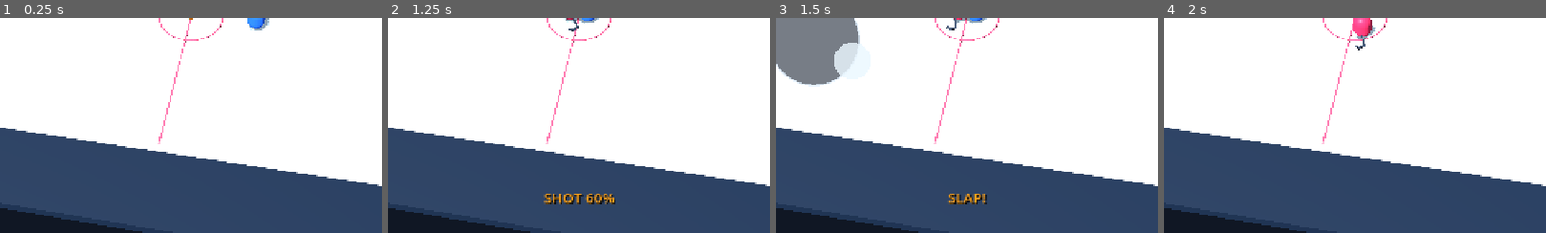
Above: before the commit, frames 1-4 (left to right).
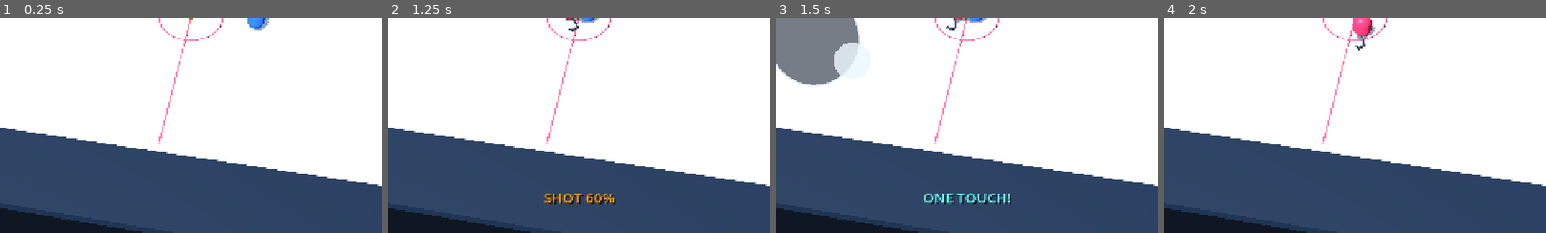
Above: after the commit, the same moments.

Repository: dylanwatsonsoftware/floorball-frenzy-3d
Game: Godot game, scene res://scenes/app/main.tscn
Two runs of this game, one before a commit and one after it. Both use one fixed random seed, a clock stepped at 60 frames per second and the inputs below.
Inputs (mouse positions are % of the whole screen's width and height, from its top left):
- Up to frame 1 (0.25 s): no input
- Up to frame 2 (1.25 s): tap Enter at 0.5 s; move the mouse to (72, 45) at 0.52 s; hold D (move_right) from 0.53 s (still down); hold Space (shoot) from 0.53 s (still down); tap Shift (dash) at 0.6 s; click (72, 45) at 0.67 s
- Up to frame 3 (1.5 s): release D (move_right) at 1.25 s; release Space (shoot) at 1.25 s; drag from (30, 55) to (45, 70) at 1.27 s
- Up to frame 4 (2 s): no input
The pictures show only the part of the screen within x 25-75%, y 50-100%; the shares and areas given below are measured in that part.

Frames 1-2 are identical in both runs. In frame 3, 0.9% of the frame differs, in the area x 38-62%, y 81-87%; in frame 4, nothing differs.

Commit message:
feat: port one-touch shot bonus

Diff:
--- a/scripts/gameplay/ball_controller.gd
+++ b/scripts/gameplay/ball_controller.gd
@@ -4,6 +4,7 @@
 const MatchSimulationScript = preload("res://scripts/simulation/match_simulation.gd")
 const BallInteractionScript = preload("res://scripts/simulation/ball_interaction.gd")
 const StickSlapScript = preload("res://scripts/simulation/stick_slap.gd")
+const OneTouchScript = preload("res://scripts/simulation/one_touch.gd")
 const ShotChargeFeedbackScript = preload("res://scripts/presentation/shot_charge_feedback.gd")
 const ShotImpactFeedbackScript = preload("res://scripts/presentation/shot_impact_feedback.gd")
 const MAX_CHARGE_SECONDS := 0.8
@@ -21,6 +22,9 @@
 var _slap_elapsed := -1.0
 var _pending_slap_charge := 0.0
 var _pending_slap_direction := Vector2.RIGHT
+var _pending_one_touch := false
+var _last_touch_actor: StringName = &""
+var _last_touch_age := INF
 
 signal goal_scored(scorer: StringName)
 
@@ -32,6 +36,7 @@
 
 
 func _physics_process(delta: float) -> void:
+	_last_touch_age += delta
 	_advance_slap(delta)
 	var previous_position := position
 	var next_state := BallSimulationScript.step(position, ball_velocity, delta)
@@ -51,10 +56,13 @@
 	_update_spin(delta)
 	_update_shot_trail()
 	_update_shot_charge(delta)
-
-
-func launch(planar_direction: Vector2, charge: float, inherited_velocity: Vector3 = Vector3.ZERO) -> void:
-	ball_velocity = BallSimulationScript.shot_velocity(planar_direction, charge, inherited_velocity)
+	_record_body_touch(interaction_state.body_controller)
+
+
+func launch(planar_direction: Vector2, charge: float, inherited_velocity: Vector3 = Vector3.ZERO, one_touch: bool = false, shooter: StringName = &"") -> void:
+	ball_velocity = BallSimulationScript.shot_velocity(planar_direction, charge, inherited_velocity, one_touch)
+	if shooter != &"":
+		record_touch(shooter)
 
 
 func reset_for_faceoff() -> void:
@@ -62,6 +70,8 @@
 	ball_velocity = Vector3.ZERO
 	_charge_seconds = 0.0
 	_cancel_slap()
+	_last_touch_actor = &""
+	_last_touch_age = INF
 	_clear_charge_feedback()
 	_set_trail_visible(false)
 	set_physics_process(true)
@@ -126,7 +136,10 @@
 	_slap_elapsed = start_elapsed
 	_pending_slap_direction = direction.normalized() if not direction.is_zero_approx() else Vector2.RIGHT
 	_pending_slap_charge = clampf(charge, 0.0, 2.0)
-	_charge_label.text = "SLAP!"
+	_pending_one_touch = is_one_touch_ready(&"red")
+	_charge_label.text = "ONE TOUCH!" if _pending_one_touch else "SLAP!"
+	if _pending_one_touch:
+		_charge_label.add_theme_color_override("font_color", Color("70f7ff"))
 
 
 func get_slap_phase() -> StringName:
@@ -140,7 +153,7 @@
 	_slap_elapsed += delta
 	_player.call("set_stick_slap_angle", StickSlapScript.angle_at(_slap_elapsed))
 	if StickSlapScript.crossed_contact(previous_elapsed, _slap_elapsed) and _ball_in_player_blade():
-		launch(_pending_slap_direction, _pending_slap_charge, _player.velocity)
+		launch(_pending_slap_direction, _pending_slap_charge, _player.velocity, _pending_one_touch, &"red")
 		_play_contact_feedback(_pending_slap_charge)
 	if _slap_elapsed >= StickSlapScript.TOTAL_SECONDS:
 		_cancel_slap()
@@ -149,9 +162,10 @@
 func _cancel_slap() -> void:
 	_slap_elapsed = -1.0
 	_pending_slap_charge = 0.0
+	_pending_one_touch = false
 	if _player != null:
 		_player.call("set_stick_slap_angle", 0.0)
-	if _charge_label != null and _charge_label.text == "SLAP!":
+	if _charge_label != null and (_charge_label.text == "SLAP!" or _charge_label.text == "ONE TOUCH!"):
 		_clear_charge_feedback()
 
 
@@ -176,6 +190,21 @@
 	var arena := get_parent()
 	if arena.has_method("play_shot_impact"):
 		arena.call("play_shot_impact", global_position, ShotImpactFeedbackScript.for_charge(charge))
+
+
+func record_touch(actor: StringName) -> void:
+	_last_touch_actor = actor
+	_last_touch_age = 0.0
+
+
+func is_one_touch_ready(shooter: StringName = &"red") -> bool:
+	return OneTouchScript.is_eligible(_last_touch_actor, _last_touch_age, shooter)
+
+
+func _record_body_touch(controller: int) -> void:
+	var actor := OneTouchScript.actor_for_controller(controller)
+	if actor != &"":
+		record_touch(actor)
 
 
 func _update_spin(delta: float) -> void:
--- a/scripts/gameplay/opponent_controller.gd
+++ b/scripts/gameplay/opponent_controller.gd
@@ -45,7 +45,7 @@
 	if decision.wants_shot and _shot_cooldown <= 0.0:
 		_shot_charge += delta
 		if _shot_charge >= SHOT_CHARGE_SECONDS:
-			_ball.call("launch", decision.shot_direction, 0.72)
+			_ball.call("launch", decision.shot_direction, 0.72, Vector3.ZERO, false, &"blue")
 			_shot_charge = 0.0
 			_shot_cooldown = SHOT_COOLDOWN_SECONDS
 	else:
--- a/scripts/simulation/ball_interaction.gd
+++ b/scripts/simulation/ball_interaction.gd
@@ -17,15 +17,18 @@
 	var next_position := ball_position
 	var next_velocity := ball_velocity
 	if ball_position.y > CONTROL_HEIGHT:
-		return _result(next_position, next_velocity, -1)
+		return _result(next_position, next_velocity, -1, -1)
 
-	for participant in participants:
+	var body_controller := -1
+	for body_index in participants.size():
+		var participant: Dictionary = participants[body_index]
 		var player_position: Vector3 = participant.position
 		var player_velocity: Vector3 = participant.velocity
 		var planar_offset := Vector2(next_position.x - player_position.x, next_position.z - player_position.z)
 		var distance := planar_offset.length()
 		if distance >= BODY_CONTACT_DISTANCE:
 			continue
+		body_controller = body_index
 
 		var fallback := Vector2(participant.facing.x, participant.facing.z).normalized()
 		var normal := planar_offset.normalized() if distance > 0.001 else fallback
@@ -42,7 +45,7 @@
 
 	var controller := -1
 	if Vector2(next_velocity.x, next_velocity.z).length() > MAX_CONTROL_SPEED:
-		return _result(next_position, next_velocity, controller)
+		return _result(next_position, next_velocity, controller, body_controller)
 	var closest_stick_distance := INF
 	for index in participants.size():
 		var participant: Dictionary = participants[index]
@@ -60,7 +63,7 @@
 		if owner.get("slap_phase", &"idle") == &"backswing":
 			next_velocity.x = owner.velocity.x
 			next_velocity.z = owner.velocity.z
-			return _result(next_position, next_velocity, controller)
+			return _result(next_position, next_velocity, controller, body_controller)
 		var pocket := blade_pocket(owner)
 		var ball_planar := Vector2(next_position.x, next_position.z)
 		ball_planar = ball_planar.lerp(pocket.target, clampf(delta * POSITION_ASSIST_RATE, 0.0, 1.0))
@@ -72,7 +75,7 @@
 		next_velocity.x = assisted_velocity.x
 		next_velocity.z = assisted_velocity.y
 
-	return _result(next_position, next_velocity, controller)
+	return _result(next_position, next_velocity, controller, body_controller)
 
 
 static func blade_pocket(participant: Dictionary) -> Dictionary:
@@ -100,9 +103,10 @@
 	return ball_planar.distance_to(pocket.target) <= STICK_CONTROL_RADIUS
 
 
-static func _result(position: Vector3, velocity: Vector3, controller: int) -> Dictionary:
+static func _result(position: Vector3, velocity: Vector3, controller: int, body_controller: int) -> Dictionary:
 	return {
 		"position": position,
 		"velocity": velocity,
 		"controller": controller,
+		"body_controller": body_controller,
 	}
--- a/scripts/simulation/ball_simulation.gd
+++ b/scripts/simulation/ball_simulation.gd
@@ -10,6 +10,7 @@
 const SHOT_LIFT_SCALE := 5.5
 const PERFECT_CHARGE_WINDOW := 0.08
 const PERFECT_SHOT_MULTIPLIER := 1.12
+const ONE_TOUCH_MULTIPLIER := 1.25
 const BALL_RADIUS := 0.22
 const RINK_HALF_LENGTH := RinkCollisionScript.HALF_LENGTH
 const RINK_HALF_WIDTH := RinkCollisionScript.HALF_WIDTH
@@ -20,13 +21,15 @@
 const MIN_VERTICAL_BOUNCE := 0.6
 
 
-static func shot_velocity(aim: Vector2, charge: float, inherited_velocity: Vector3 = Vector3.ZERO) -> Vector3:
+static func shot_velocity(aim: Vector2, charge: float, inherited_velocity: Vector3 = Vector3.ZERO, one_touch: bool = false) -> Vector3:
 	var direction := aim.normalized() if not aim.is_zero_approx() else Vector2.RIGHT
 	var clamped_charge := clampf(charge, 0.0, 2.0)
 	var power_fraction := clamped_charge if clamped_charge <= 1.0 else 2.0 - clamped_charge
 	var speed := SHOT_BASE_SPEED + SHOT_SPEED_SCALE * power_fraction
 	if is_perfect_charge(clamped_charge):
 		speed *= PERFECT_SHOT_MULTIPLIER
+	if one_touch:
+		speed *= ONE_TOUCH_MULTIPLIER
 	var lift := SHOT_BASE_LIFT + SHOT_LIFT_SCALE * power_fraction
 	return Vector3(direction.x * speed + inherited_velocity.x, lift, direction.y * speed + inherited_velocity.z)
 
--- /dev/null
+++ b/scripts/simulation/one_touch.gd
@@ -0,0 +1,18 @@
+class_name OneTouch
+extends RefCounted
+
+const WINDOW_SECONDS := 0.3
+
+
+static func is_eligible(last_actor: StringName, touch_age: float, shooter: StringName) -> bool:
+	return last_actor != &"" and last_actor != shooter and touch_age < WINDOW_SECONDS
+
+
+static func actor_for_controller(controller: int) -> StringName:
+	match controller:
+		0:
+			return &"red"
+		1:
+			return &"blue"
+		_:
+			return &""
--- a/tests/ball_interaction_test.gd
+++ b/tests/ball_interaction_test.gd
@@ -20,6 +20,9 @@
 	)
 	if controlled.controller != 0 or controlled.velocity.x <= 0.0:
 		fail("A grounded ball at the stick must follow the moving player; got %s" % controlled)
+		return
+	if controlled.body_controller != -1:
+		fail("Stick control must not count as the body touch used for one-touch timing")
 		return
 
 	var wrong_side: Dictionary = interaction.step(Vector3(0.9, 0.22, -0.75), Vector3.ZERO, [player], 0.1)
@@ -73,6 +76,9 @@
 	if body_contact.position.x < interaction.BODY_CONTACT_DISTANCE - 0.001:
 		fail("Player body contact must separate the ball; got %s" % body_contact.position)
 		return
+	if body_contact.body_controller != 0:
+		fail("Body collision must identify the player who last touched the ball")
+		return
 
 	print("Ball contact and dribbling are valid.")
 	quit(0)
--- a/tests/ball_simulation_test.gd
+++ b/tests/ball_simulation_test.gd
@@ -35,6 +35,10 @@
 	if not is_equal_approx(moving_shot.x, static_shot.x + 4.0) or not is_equal_approx(moving_shot.z, static_shot.z + 2.0):
 		fail("Slap shots must inherit planar player momentum")
 		return
+	var one_touch_shot: Vector3 = script.shot_velocity(Vector2.RIGHT, 0.5, Vector3.ZERO, true)
+	if not is_equal_approx(one_touch_shot.x, static_shot.x * 1.25) or not is_equal_approx(one_touch_shot.y, static_shot.y):
+		fail("One-touch must preserve lift while applying the original 25% planar power bonus")
+		return
 
 	var airborne: Dictionary = script.step(Vector3(0.0, 3.0, 0.0), Vector3.ZERO, 0.1)
 	if airborne.velocity.y >= 0.0:
--- a/tests/greybox_scene_test.gd
+++ b/tests/greybox_scene_test.gd
@@ -113,6 +113,9 @@
 	if not ball.has_method("begin_slap") or not ball.has_method("get_slap_phase"):
 		fail("Ball gameplay must expose the timed physical slap sequence")
 		return
+	if not ball.has_method("record_touch") or not ball.has_method("is_one_touch_ready"):
+		fail("Ball gameplay must track the original one-touch timing window")
+		return
 	var shot_trail := scene.get_node("Arena/Ball/ShotTrail") as MeshInstance3D
 	if shot_trail.visible:
 		fail("The ball trail must remain hidden at faceoff")
@@ -137,7 +140,15 @@
 	player.velocity = Vector3.ZERO
 	ball.position = Vector3(-4.1, 0.22, 0.75)
 	ball.ball_velocity = Vector3.ZERO
+	ball.record_touch(&"blue")
+	if not ball.is_one_touch_ready(&"red"):
+		fail("A recent blue touch must arm red's one-touch opportunity")
+		return
 	ball.begin_slap(Vector2.RIGHT, 1.0)
+	var charge_label := scene.get_node("HUD/ChargeLabel") as Label
+	if charge_label.text != "ONE TOUCH!":
+		fail("One-touch release must show unmistakable mobile-readable feedback")
+		return
 	if ball.get_slap_phase() != &"backswing" or not ball.ball_velocity.is_zero_approx():
 		fail("Starting a slap must begin with a neutral-ball backswing")
 		return
--- /dev/null
+++ b/tests/one_touch_test.gd
@@ -0,0 +1,27 @@
+extends SceneTree
+
+
+func _init() -> void:
+	var one_touch := load("res://scripts/simulation/one_touch.gd")
+	if one_touch == null:
+		fail("One-touch timing model is missing")
+		return
+	if not one_touch.is_eligible(&"blue", 0.20, &"red"):
+		fail("A player must earn one-touch within 300 ms of the opponent's touch")
+		return
+	if one_touch.is_eligible(&"blue", 0.31, &"red"):
+		fail("One-touch eligibility must expire after the original 300 ms window")
+		return
+	if one_touch.is_eligible(&"red", 0.10, &"red"):
+		fail("A player's own previous touch must not create a one-touch bonus")
+		return
+	if one_touch.actor_for_controller(0) != &"red" or one_touch.actor_for_controller(1) != &"blue":
+		fail("Ball controller indices must map deterministically to both teams")
+		return
+	print("One-touch timing is valid.")
+	quit(0)
+
+
+func fail(message: String) -> void:
+	push_error(message)
+	quit(1)
Not shown, added: scripts/simulation/one_touch.gd.uid
Not shown, added: tests/one_touch_test.gd.uid
